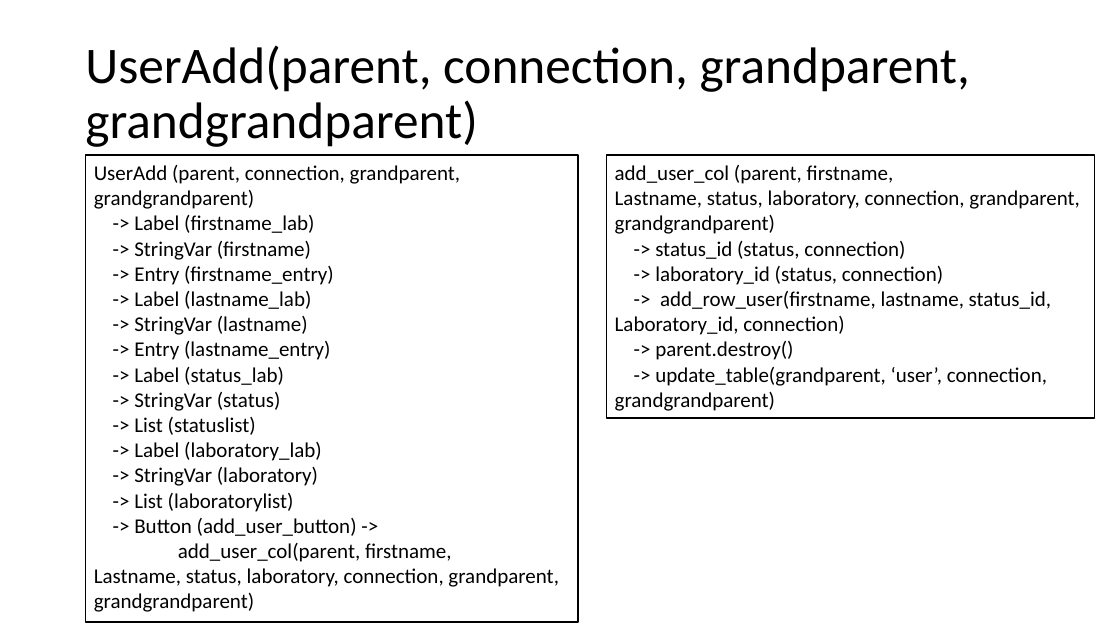
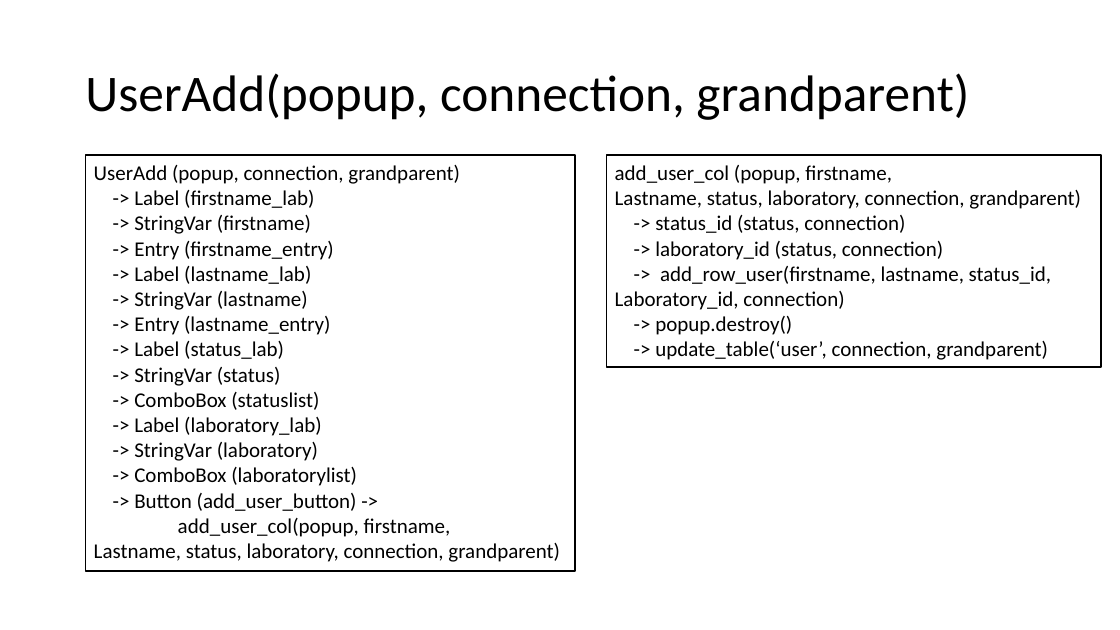
Before and after one commit to jcorain/CollaSci, a slide deck: slide 6 of GUI_schema.pptx. Drawn at 1120x630 pixels with LibreOffice and Linux fonts; fonts in the diff are those of the drawing. Boxes give left, top, right and bottom in pixels: in the first picture for what was removed or moved away, otherwise in the second. Text is boxed around its words. In the diff, an @@ line names an element or a change of style, - is before the commit and + after.

Commit message:
WIP : simplify functions for GUI user tab

```diff
--- a/GUI_schema.pptx
+++ b/GUI_schema.pptx
@@ title at [85,73,969,120]: text changed @@
-UserAdd(parent, connection, grandparent, grandgrandparent)
+UserAdd(popup, connection, grandparent)
@@ rectangle "UserAdd (popup, connection, grandparent)": place and size @@
-rectangle "UserAdd (popup, connection, grandparent)" at [86,155,579,622]
+rectangle "UserAdd (popup, connection, grandparent)" at [86,155,575,571]
@@ text in rectangle at [94,165,460,184]: text changed @@
-UserAdd (parent, connection, grandparent,
-grandgrandparent)
+UserAdd (popup, connection, grandparent)
@@ rectangle "add_user_col (popup, firstname,": place and size @@
-rectangle "add_user_col (popup, firstname," at [607,155,1095,418]
+rectangle "add_user_col (popup, firstname," at [607,155,1102,367]
@@ text in rectangle at [615,165,1081,209]: text changed @@
-add_user_col (parent, firstname,
-Lastname, status, laboratory, connection, grandparent,
-grandgrandparent)
+add_user_col (popup, firstname,
+Lastname, status, laboratory, connection, grandparent)
@@ text in rectangle at [655,316,1048,360]: text changed @@
--> parent.destroy()
--> update_table(grandparent, ‘user’, connection,
-grandgrandparent)
+-> popup.destroy()
+-> update_table(‘user’, connection, grandparent)
@@ text in rectangle at [134,392,319,410]: text changed @@
--> List (statuslist)
+-> ComboBox (statuslist)
@@ text in rectangle at [134,467,357,486]: text changed @@
--> List (laboratorylist)
+-> ComboBox (laboratorylist)
@@ text in rectangle at [94,518,560,562]: text changed @@
-add_user_col(parent, firstname,
-Lastname, status, laboratory, connection, grandparent,
-grandgrandparent)
+add_user_col(popup, firstname,
+Lastname, status, laboratory, connection, grandparent)
```
Also in this commit, not shown: 5 other slides changed, 3 other files.
